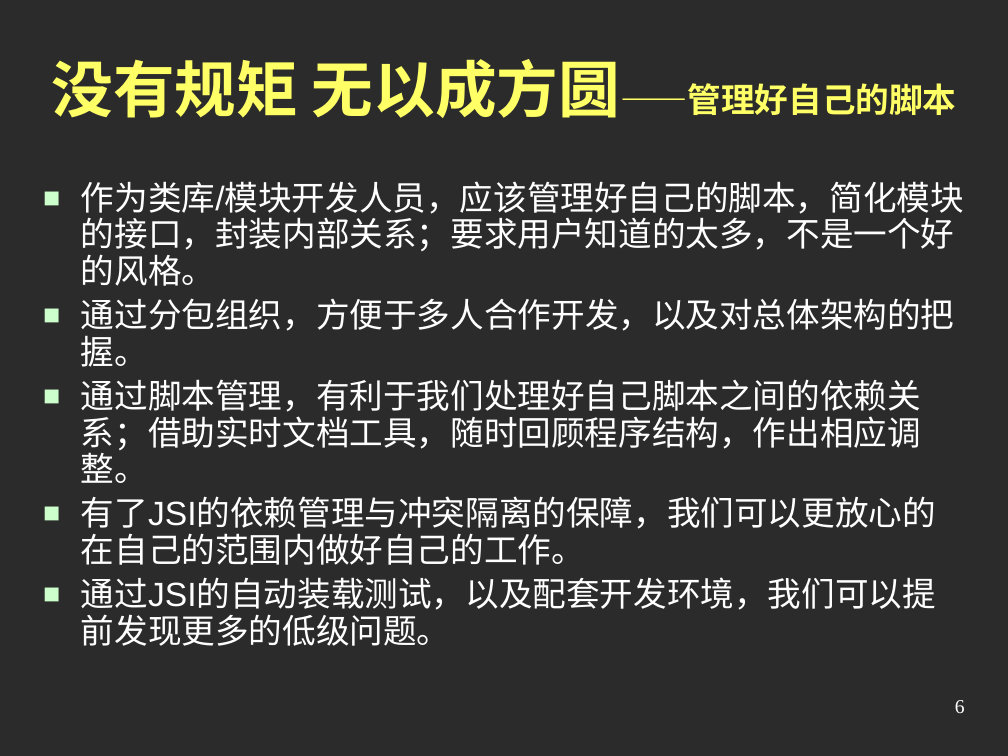
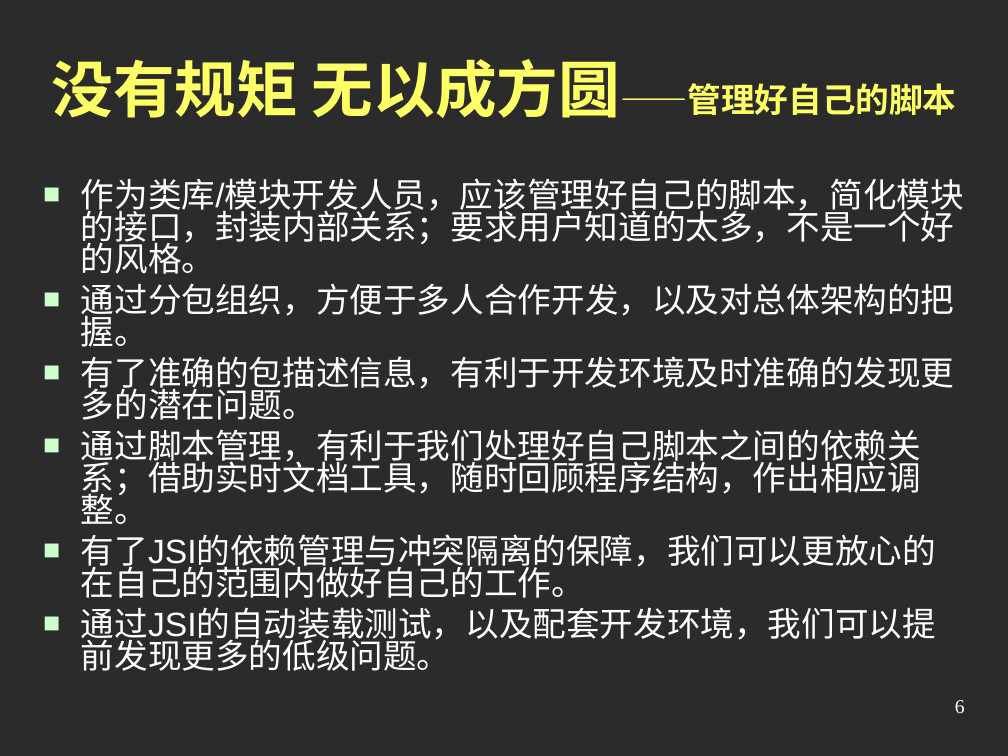
Before and after one commit to austgl/jsi, a slide deck: slide 6 of JSI2/web/doc/Preview2.ppt. Drawn at 1008x756 pixels with LibreOffice and Linux fonts; fonts in the diff are those of the drawing; background and template pictures are left out; a plain dark background stands for a picture behind light text. Boxes give left, top, right and bottom in pixels: in the first picture for what was removed or moved away, otherwise in the second. Text is boxed around its words. In the diff, an @@ line names an element or a change of style, - is before the commit and + after.

```diff
--- a/JSI2/web/doc/Preview2.ppt
+++ b/JSI2/web/doc/Preview2.ppt
@@ text at (81,178,964,671): line spacing 0.9 to 0.8 @@
@@ text at (81,356,955,420): paragraph added @@
+■ 有了准确的包描述信息，有利于开发环境及时准确的发现更多的潜在问题。
```
Also in this commit, not shown: 4 other slides changed.
